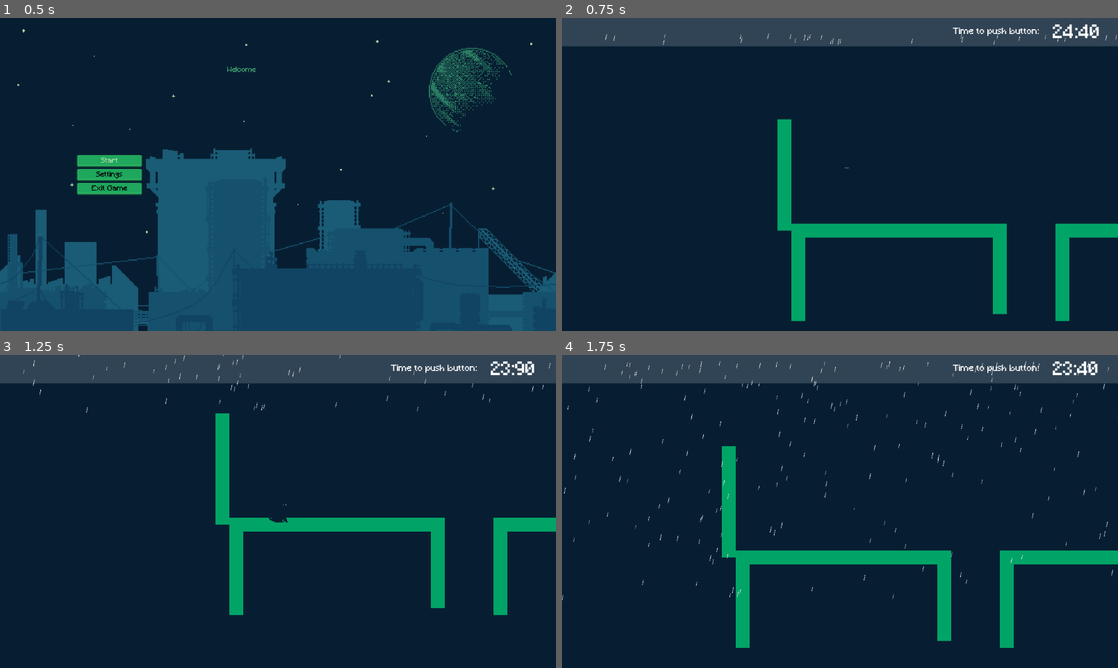
Above: before the commit, frames 1-4 (two rows, left to right).
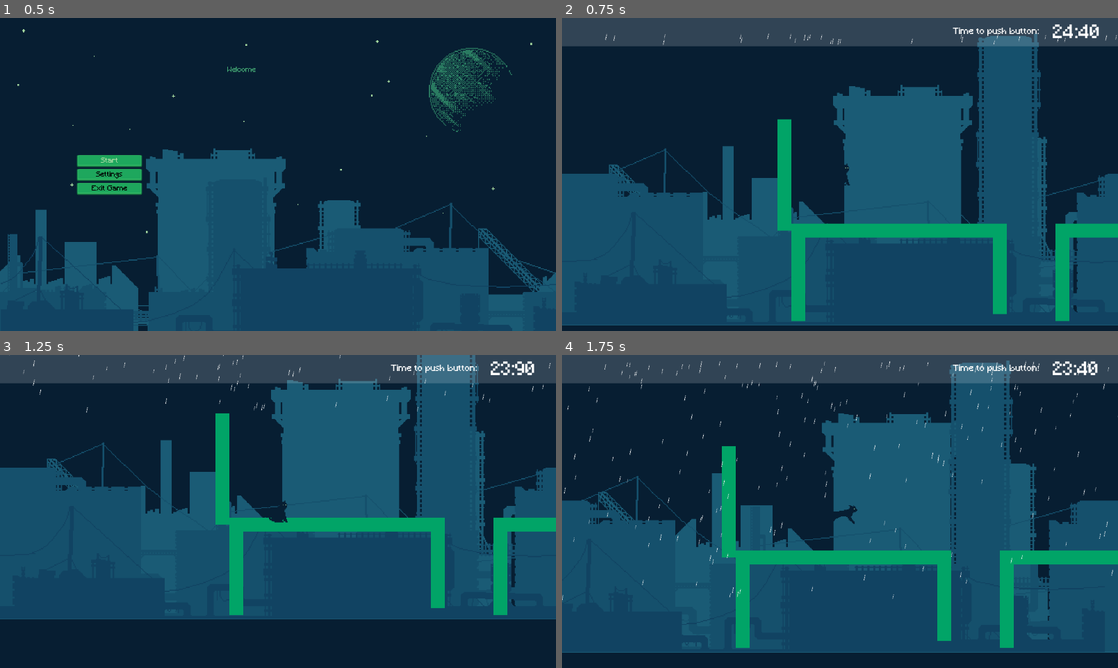
Above: after the commit, the same moments.

Repository: DEVizzent/mermelada-jam-2023
Game: Godot game, scene res://Inicio/StartMenu.tscn
Two runs of this game, one before a commit and one after it. Both use one fixed random seed, a clock stepped at 60 frames per second and the inputs below.
Inputs (mouse positions are in pixels of both pictures, inside the frame that each line leads up to):
- Up to frame 1 (0.5 s): no input
- Up to frame 2 (0.75 s): click "Start" at 0.5 s
- Up to frame 3 (1.25 s): no input
- Up to frame 4 (1.75 s): move the mouse to (962, 495) at 1.27 s; hold Right (ui_right) from 1.28 s (still down); click (962, 495) at 1.42 s; tap Space (jump) at 1.52 s

Frame 1 is identical in both runs. In frame 2, 50% of the frame differs, in the area x 0-100%, y 5-99%; in frame 3, 49%; in frame 4, 50%, in the area x 0-100%, y 1-96%.

Commit message:
Parallax de nuevo

Diff:
--- a/Levels/Level1/Level1.tscn
+++ b/Levels/Level1/Level1.tscn
@@ -8,6 +8,7 @@
 [ext_resource type="PackedScene" uid="uid://hop855rd06b8" path="res://Levels/LevelGoalArea.tscn" id="5_eqtli"]
 [ext_resource type="PackedScene" uid="uid://bueyv6qwi0jrw" path="res://StarsRain/EstrellaFugaz/SpawnerEstrellas/spawner_estrellas.tscn" id="6_gjp6n"]
 [ext_resource type="PackedScene" uid="uid://6eolvn4p0iw7" path="res://RainEnviroment/rain_enviroment_particles.tscn" id="7_iq0n7"]
+[ext_resource type="PackedScene" uid="uid://bt0q7q5tfblkb" path="res://Levels/Parallax/ParallaxBackground.tscn" id="9_folwc"]
 
 [sub_resource type="TileSetAtlasSource" id="TileSetAtlasSource_dhia0"]
 texture = ExtResource("1_830um")
@@ -83,3 +84,5 @@
 
 [node name="RainEnviromentParticles" parent="." instance=ExtResource("7_iq0n7")]
 position = Vector2(-7, -303)
+
+[node name="ParallaxBackground" parent="." instance=ExtResource("9_folwc")]
Not shown: 1 places in Levels/Level1/Level1.tscn that only renumber resources
